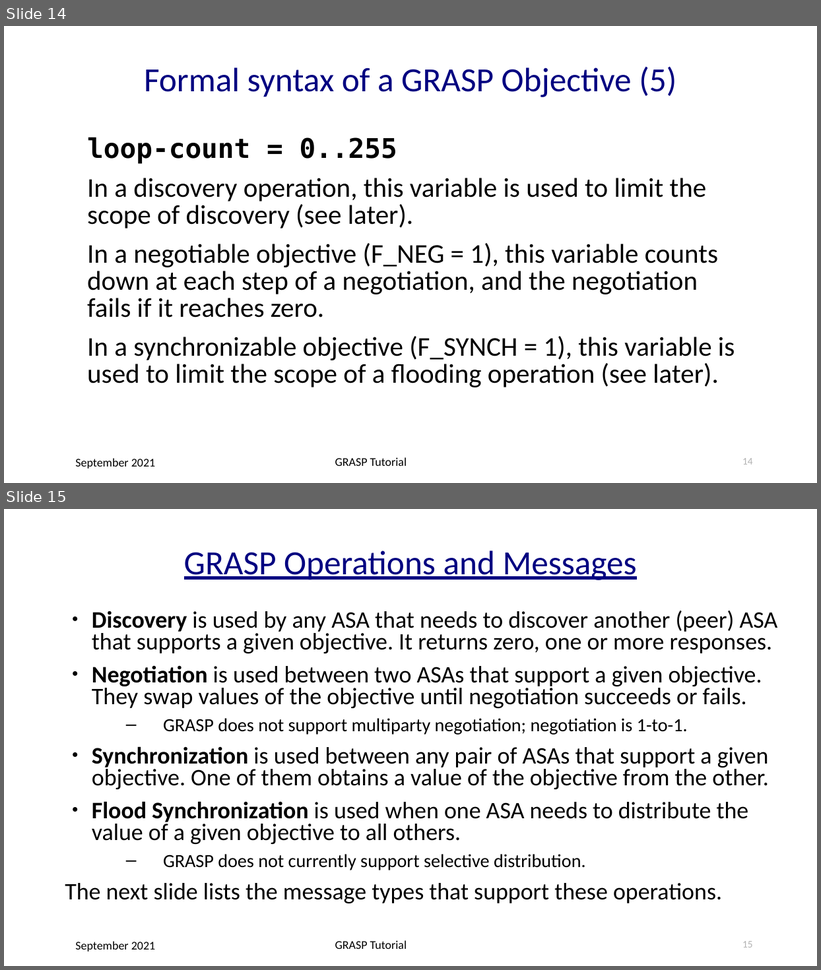
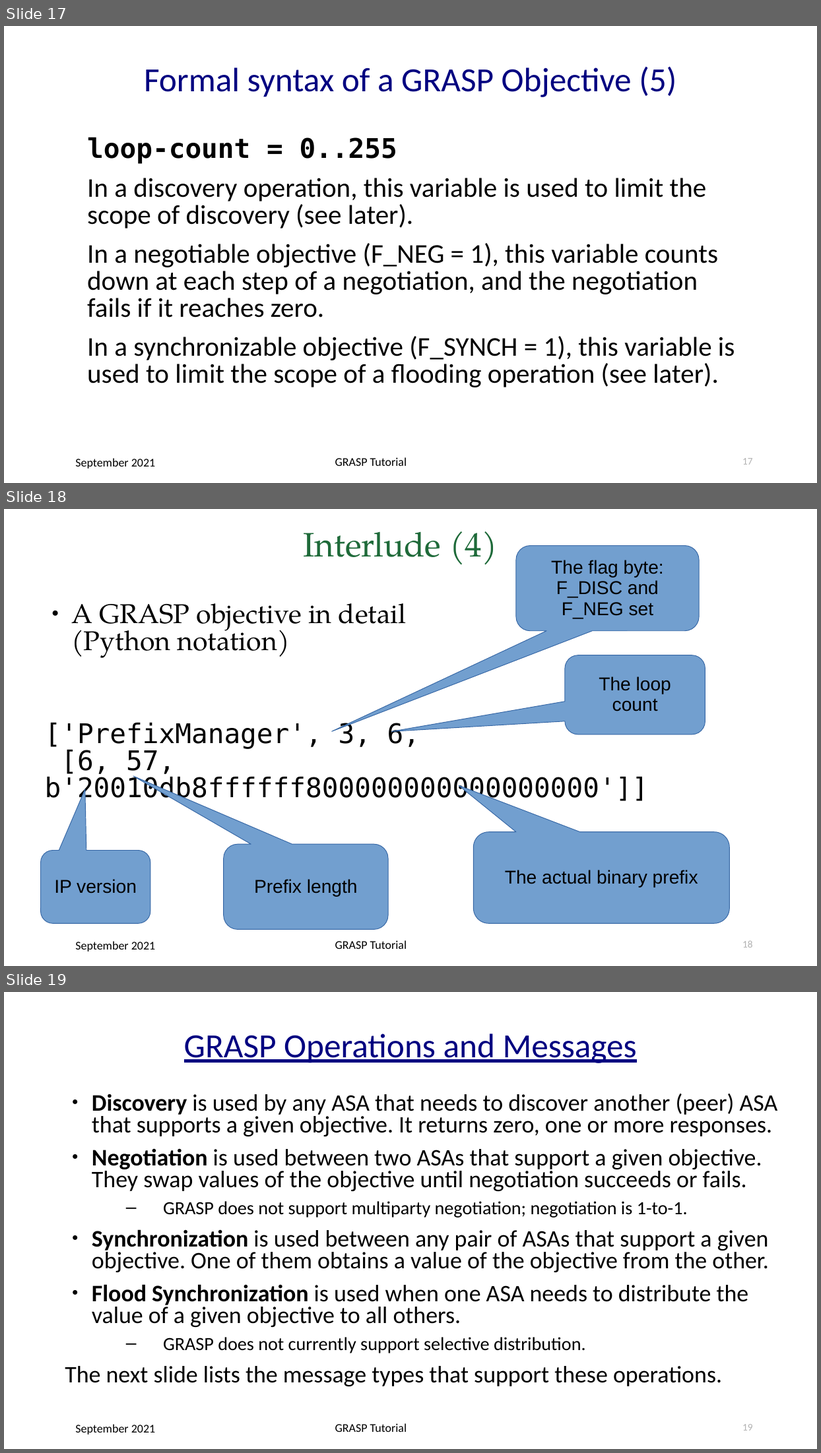
Before and after one commit to becarpenter/graspdoc, a slide deck: GRASP-tutorial.ppt. Shown one above the other, each under a label of ours: slides 14 and 15 before the commit, slides 17, 18 and 19 after it. The pictures are 821x970 and 821x1453 pixels, drawn with LibreOffice and Linux fonts; fonts in the diff are those of the drawing. Boxes give left, top, right and bottom in pixels: in the first picture for what was removed or moved away, otherwise in the second. Text is boxed around its words. In the diff, an @@ line names an element or a change of style, - is before the commit and + after.

```diff
--- a/GRASP-tutorial.ppt
+++ b/GRASP-tutorial.ppt
@@ slide 18 added at [4, 509, 817, 966], background #FFFFFF; not listed: 2 template elements that a slide beside it also shows @@
@@ title added at [303, 531, 497, 565], 40 pt, text #1E6A39 @@
+Interlude (4)
@@ rounded speech box added at [516, 545, 699, 631], fill #729FCF, outline #3465A4 0.74 pt, 22 pt, text #000000 @@
+The flag byte:
+F_DISC and
+F_NEG set
@@ text added at [45, 603, 649, 803], 32 pt, text #000000 @@
+● A GRASP objective in detail
+  (Python notation)
+['PrefixManager', 3, 6,
+[6, 57, b'20010db8ffffff800000000000000000']]
@@ rounded speech box added at [565, 656, 705, 735], fill #729FCF, outline #3465A4 0.74 pt, 22 pt, text #000000 @@
+The loop
+count
@@ rounded speech box added at [223, 844, 388, 929], fill #729FCF, outline #3465A4 0.74 pt, 22 pt, text #000000 @@
+Prefix length
@@ rounded speech box added at [473, 832, 729, 923], fill #729FCF, outline #3465A4 0.74 pt, 22 pt, text #000000 @@
+The actual binary prefix
@@ rounded speech box added at [40, 850, 151, 923], fill #729FCF, outline #3465A4 0.74 pt, 22 pt, text #000000 @@
+IP version
@@ page number added at [743, 941, 753, 948], 12 pt, text #B2B2B2 @@
+18
@@ what was slide 14 is now slide 17 @@
@@ page number at [743, 458, 753, 465]: text changed @@
-14
+17
@@ what was slide 15 is now slide 19 @@
```
Also in this commit, not shown: 4 slides changed, 11 other slides added, 2 other files.
